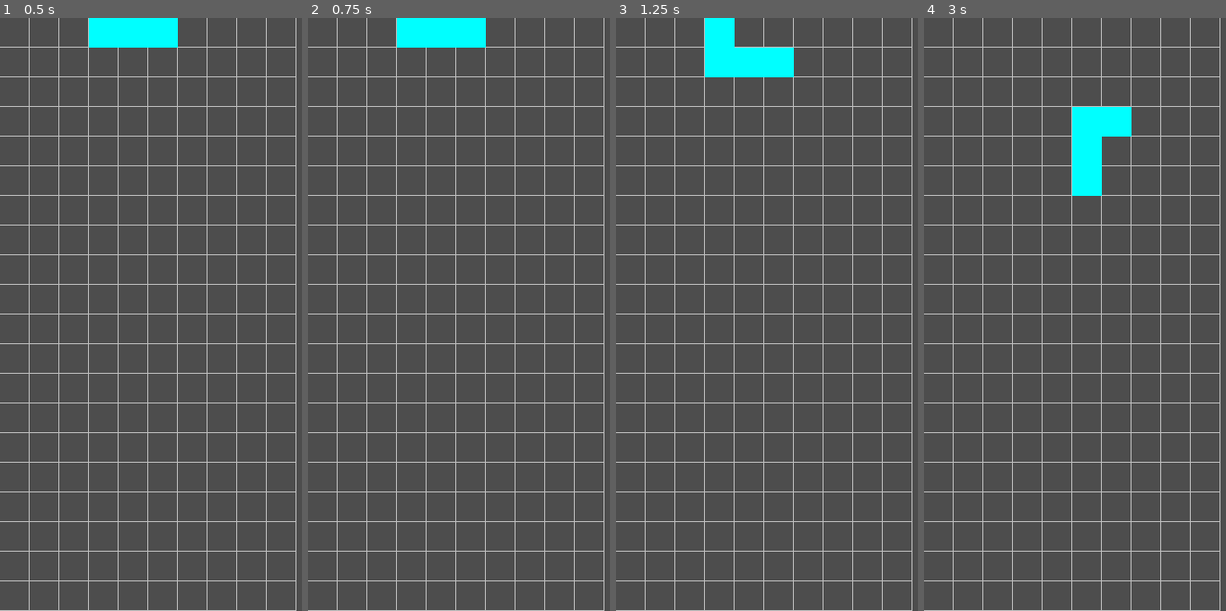
Above: before the commit, frames 1-4 (left to right).
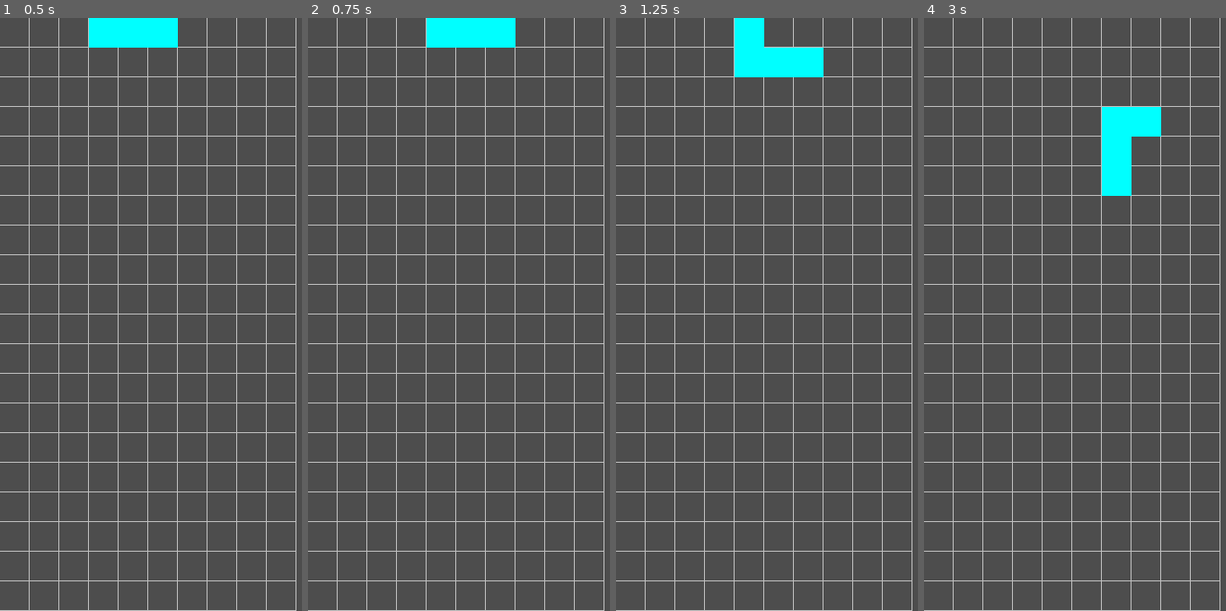
Above: after the commit, the same moments.

Repository: ChinZhengHong/Spectris
Game: Godot game, scene res://main.tscn
The game is run twice, just before and just after one commit, with the same random seed, the same clock (stepped at 60 frames per second) and the same inputs.
Inputs:
- Up to frame 1 (0.5 s): no input
- Up to frame 2 (0.75 s): tap Enter at 0.5 s; hold Right (ui_right) from 0.53 s (still down)
- Up to frame 3 (1.25 s): keep holding Right (ui_right)
- Up to frame 4 (3 s): tap Space at 1.25 s; release Right (ui_right) at 1.28 s; hold Down (ui_down) 1.28-2.03 s; hold Right (ui_right) 2.03-2.78 s; tap Enter at 2.75 s; hold Up (ui_up) from 2.78 s (still down)

Frame 1 is identical in both runs. In frame 2, 1.0% of the frame differs, in the area x 29-69%, y 0-5%; in frame 3, 2.0%; in frame 4, 2.9%, in the area x 49-79%, y 15-30%.

Commit message:
game over when block touch upper, and fix the shape O, so it can't spin since it already 2x2

Diff:
--- a/current_piece.gd
+++ b/current_piece.gd
@@ -8,6 +8,7 @@
 var current_type = PieceData.PieceType.T
 var grid_position = Vector2i(4, 0)
 var block_offsets = []
+var is_game_over = false
 @onready var board = get_node("../Board")
 
 func _can_move(offsets: Array, pos: Vector2i) -> bool:
@@ -15,9 +16,9 @@
 		var cell = pos + offset
 		if cell.x < 0 or cell.x >= board.GRID_WIDTH:
 			return false
-		if cell.y < 0 or cell.y >= board.GRID_HEIGHT:
+		if cell.y >= board.GRID_HEIGHT:
 			return false
-		if board.grid[cell.y][cell.x] != -1:
+		if cell.y >= 0 and board.grid[cell.y][cell.x] != -1:
 			return false
 	return true
 
@@ -36,6 +37,12 @@
 	current_type = types[randi() % types.size()]
 	block_offsets = PieceData.SHAPES[current_type]
 	grid_position = Vector2i(4, 0)
+
+	if not _can_move(block_offsets, grid_position):
+		is_game_over = true
+		print("Game Over")
+		return
+
 	queue_redraw()
 
 func _draw():
@@ -46,6 +53,8 @@
 
 # input
 func _unhandled_input(event):
+	if is_game_over:
+		return
 	if event.is_action_pressed("ui_left"):
 		var new_pos = grid_position + Vector2i(-1, 0)
 		if _can_move(block_offsets, new_pos):
@@ -63,13 +72,16 @@
 			queue_redraw()
 
 	elif event.is_action_pressed("ui_up"):
-		var new_offsets = _get_rotated_offsets(block_offsets)
-		if _can_move(new_offsets, grid_position):
-			block_offsets = new_offsets
-			queue_redraw()
+		if current_type != PieceData.PieceType.O:
+			var new_offsets = _get_rotated_offsets(block_offsets)
+			if _can_move(new_offsets, grid_position):
+				block_offsets = new_offsets
+				queue_redraw()
 
 
 func _on_timer_timeout() -> void:
+	if is_game_over:
+		return
 	var new_pos = grid_position + Vector2i(0, 1)
 	if _can_move(block_offsets, new_pos):
 		grid_position = new_pos
